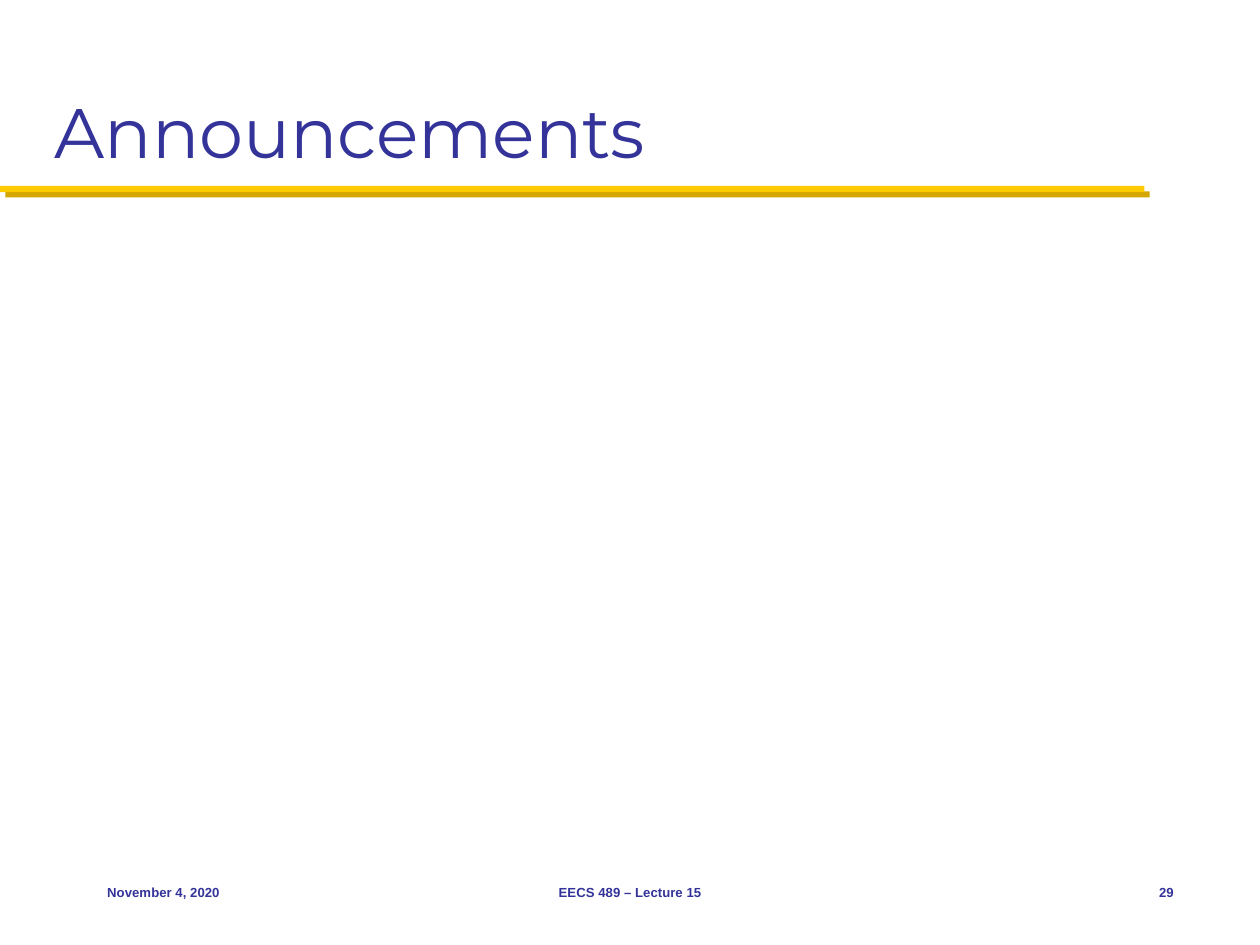
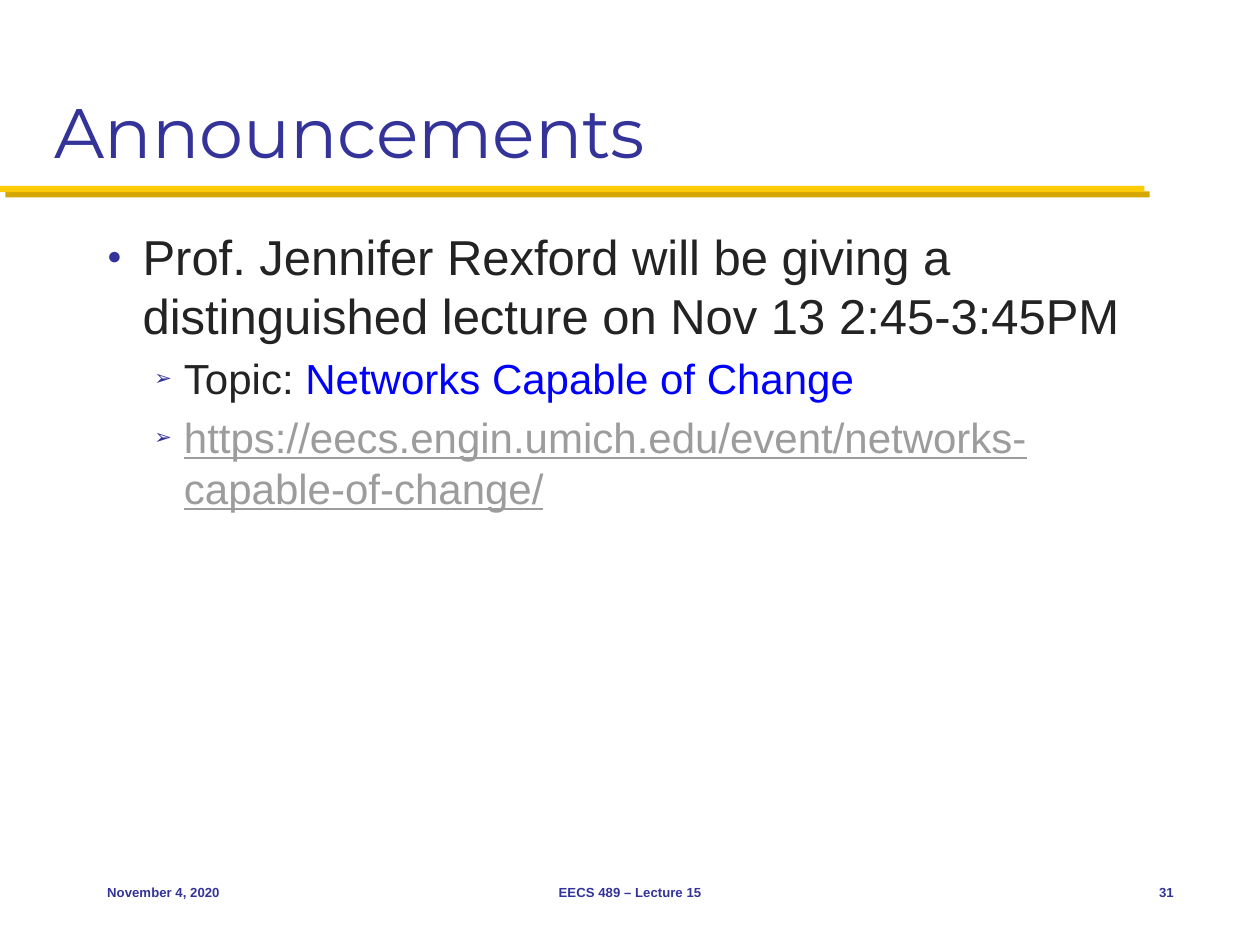
Before and after one commit to mosharaf/eecs489, a slide deck: slide 31 of Slides/110420.pptx (slide 29 before the commit). Drawn at 1260x945 pixels with LibreOffice and Linux fonts; fonts in the diff are those of the drawing. Boxes give left, top, right and bottom in pixels: in the first picture for what was removed or moved away, otherwise in the second. Text is boxed around its words. In the diff, an @@ line names an element or a change of style, - is before the commit and + after.

```diff
--- a/Slides/110420.pptx
+++ b/Slides/110420.pptx
@@ text added at <box>143,239,1119,512</box>, 24 pt, text #232323 @@
+● Prof. Jennifer Rexford will be giving a distinguished lecture on Nov 13 2:45-3:45PM
+  ➢ Topic: Networks Capable of Change
+  ➢ https://eecs.engin.umich.edu/event/networks-capable-of-change/
@@ page number at <box>1159,888,1174,897</box>: text changed @@
-29
+31
```
Also in this commit, not shown: 2 other slides changed, 2 slides added, 2 other files.
